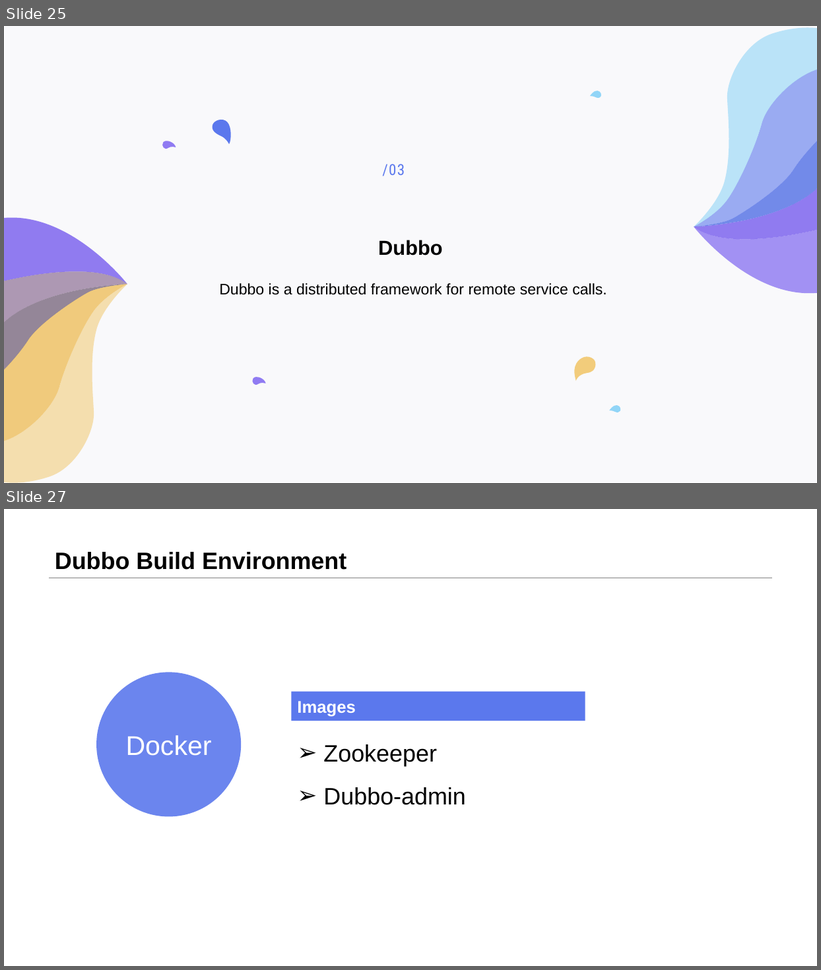
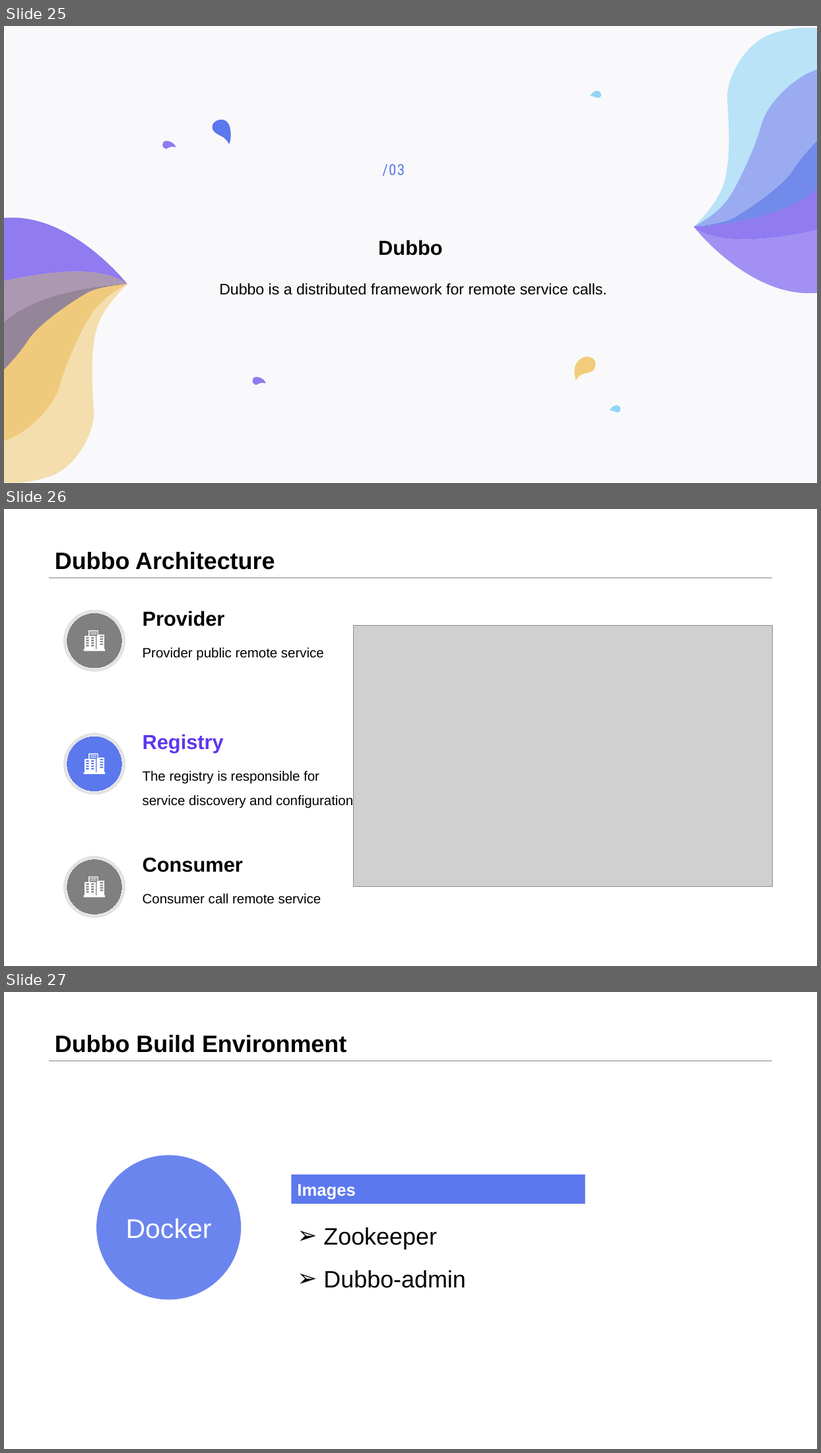
Before and after one commit to LIULE8/ppt, a slide deck: Sharing2.pptx. Shown one above the other, each under a label of ours: slides 25 and 27 before the commit, slides 25, 26 and 27 after it; the slides between them are not shown. The pictures are 821x970 and 821x1453 pixels, drawn with LibreOffice and Linux fonts; fonts in the diff are those of the drawing; grey boxes stand for pictures. Boxes give left, top, right and bottom in pixels: in the first picture for what was removed or moved away, otherwise in the second. Text is boxed around its words. In the diff, an @@ line names an element or a change of style, - is before the commit and + after.

```diff
--- a/Sharing2.pptx
+++ b/Sharing2.pptx
@@ slide 26 added at (4, 509, 817, 966), background #FFFFFF; not listed: 1 template element that a slide beside it also shows @@
@@ title added at (55, 552, 275, 570), 28 pt, text #000000, bold @@
+Dubbo Architecture
@@ picture added at (354, 626, 773, 887) @@
@@ group added at (66, 611, 324, 669): 2 texts, 1 ellipse, 1 freeform shape @@
+Provider
+Provider public remote service
@@ group added at (66, 734, 353, 809): 2 texts, 1 ellipse, 1 freeform shape @@
+Registry
+The registry is responsible for service discovery and configuration
@@ group added at (66, 857, 321, 916): 2 texts, 1 ellipse, 1 freeform shape @@
+Consumer
+Consumer call remote service
```
Also in this commit, not shown: 1 slide removed.
